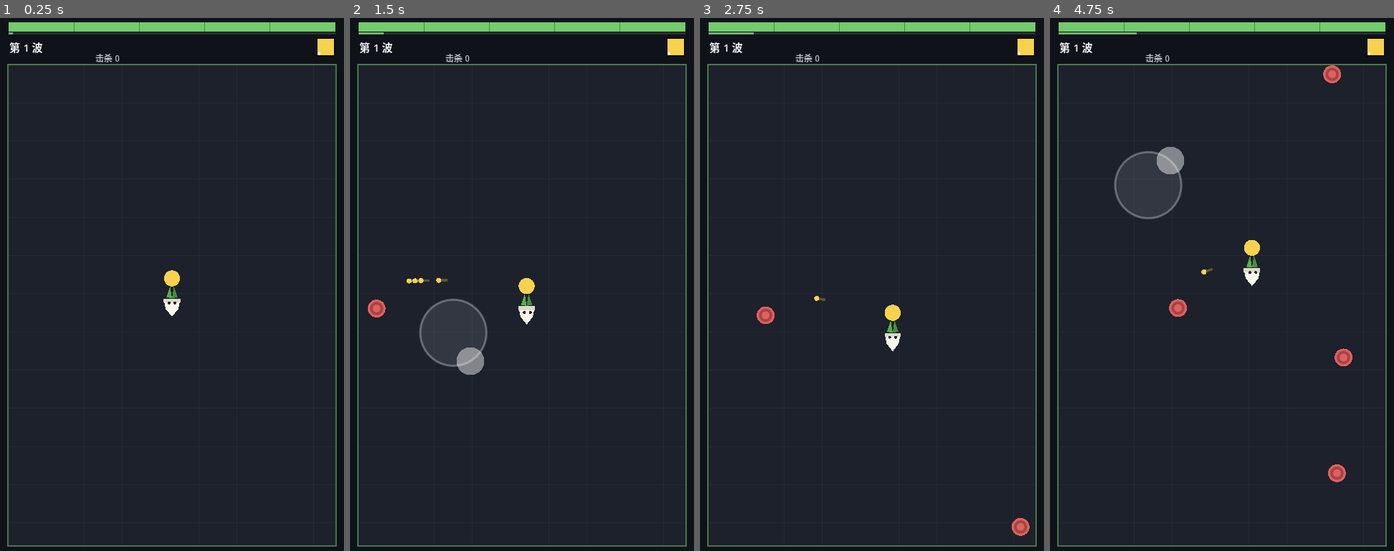
Above: before the commit, frames 1-4 (left to right).
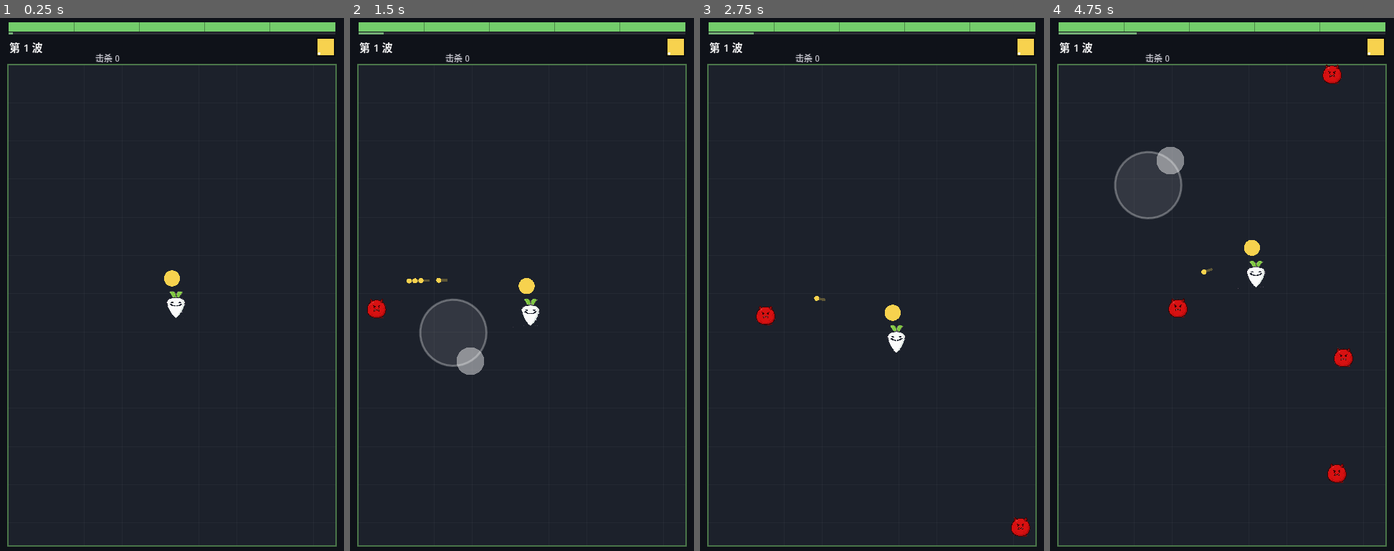
Above: after the commit, the same moments.

Repository: xiaomo945/veggie-arena
Game: Godot game, scene res://ui/Screens/Main.tscn
The game is run twice, just before and just after one commit, with the same random seed, the same clock (stepped at 60 frames per second) and the same inputs.
Inputs (mouse positions are in pixels of both pictures, inside the frame that each line leads up to):
- Up to frame 1 (0.25 s): no input
- Up to frame 2 (1.5 s): tap Enter at 0.5 s; move the mouse to (597, 273) at 0.52 s; click (597, 273) at 0.67 s; drag from (453, 332) to (504, 417) at 1.27 s
- Up to frame 3 (2.75 s): move the mouse to (906, 177) at 2.02 s; click (906, 177) at 2.17 s
- Up to frame 4 (4.75 s): drag from (1204, 417) to (1118, 220) at 2.77 s; move the mouse to (1325, 391) at 3.52 s; click (1325, 391) at 3.67 s; drag from (1118, 220) to (1170, 161) at 4.27 s

The runs differ from the first frame. In frame 1, 0.2% of the frame differs, in the area x 47-54%, y 50-57%; in frame 2, 0.3%; in frame 3, 0.5%; in frame 4, 0.8%, in the area x 34-89%, y 8-88%.

Commit message:
feat: 接入真实美术贴图（玩家+3敌人），Art.gd 自动替换手绘
- res://art/ 放入 4 张透明底卡通贴图：白萝卜主角、红团子/橙尖刺/紫装甲敌人
- 生成图经边缘泛洪去背 + 最大连通域去水印 + 去蓝晕/阴影 + 腐蚀处理，干净可用
- 武器图标暂用 Art.gd 设计的彩色圆点兜底（icon_weapon_* 缺图时）
- 模拟汇总新增『美术装载』自检行，每次跑模拟顺带验证贴图是否真的加载
- 153 项单测全绿；导出 v0.4 含美术；公开链接刷新

Diff:
--- a/godot/ui/Screens/Main.gd
+++ b/godot/ui/Screens/Main.gd
@@ -155,6 +155,9 @@
 	print("  金币        : %d" % GameState.gold)
 	print("  玩家血量    : %d / %d" % [GameState.hp, GameState.max_hp])
 	print("  玩家状态    : %s" % ("存活" if GameState.running else "已死亡"))
+	print("  美术装载    : 玩家=%s 敌人=%s" % [
+		"贴图" if Art.sprite("player") != null else "手绘兜底",
+		"贴图" if Art.sprite("enemy_grunt") != null else "手绘兜底"])
 	get_tree().quit(0)
 
 func _draw() -> void:
Binary file added: godot/art/sprite_enemy_fast.png
Not shown, added: godot/art/sprite_enemy_fast.png.import
Binary file added: godot/art/sprite_enemy_grunt.png
Not shown, added: godot/art/sprite_enemy_grunt.png.import
Binary file added: godot/art/sprite_enemy_tank.png
Not shown, added: godot/art/sprite_enemy_tank.png.import
Binary file added: godot/art/sprite_player.png
Not shown, added: godot/art/sprite_player.png.import
Not shown, added: art_raw/flat_vector_cartoon_game_sprit_2026-09-29T21-27-13.png
Not shown, added: art_raw/flat_vector_cartoon_game_sprit_2026-09-29T21-27-16.png
Not shown, added: art_raw/flat_vector_cartoon_game_sprit_2026-09-29T21-27-17.png
Not shown, added: art_raw/flat_vector_cartoon_game_sprit_2026-09-29T21-27-18.png
(and 1 more such lines)
